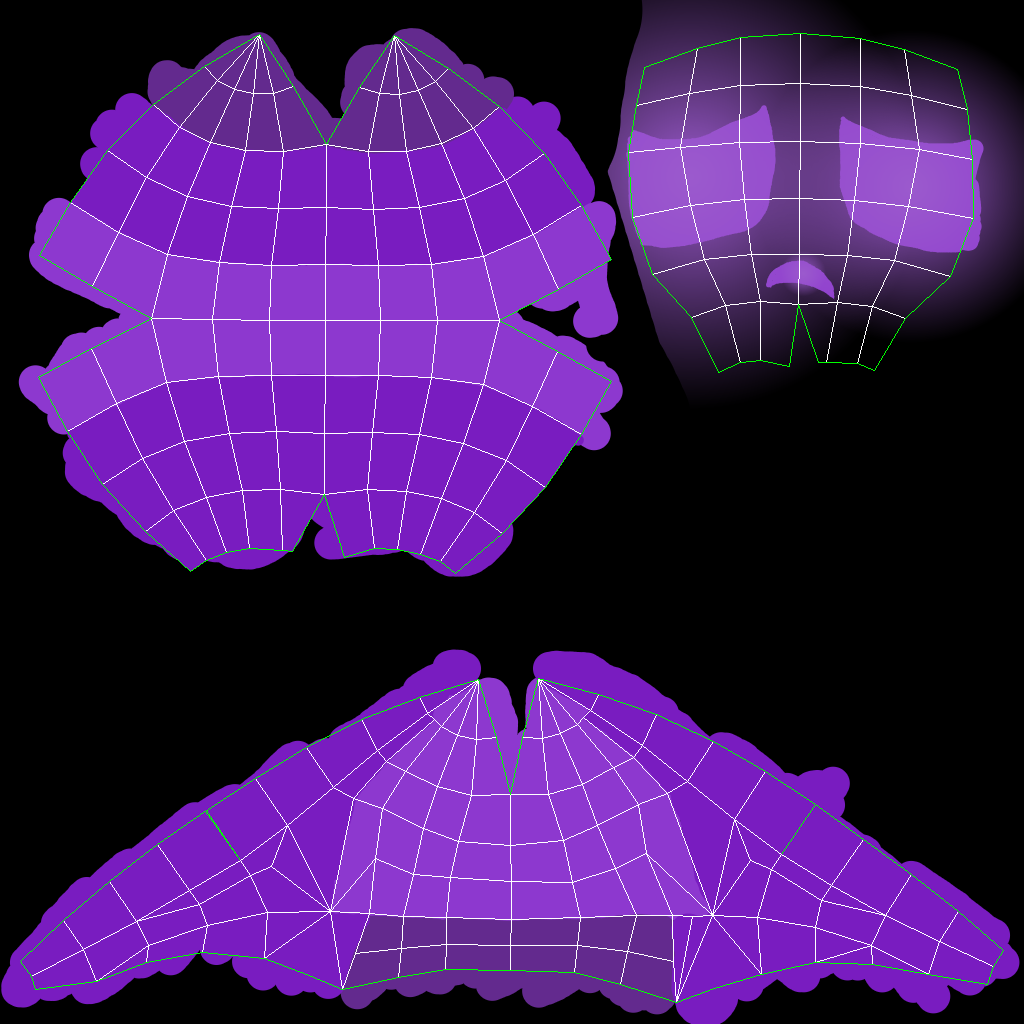
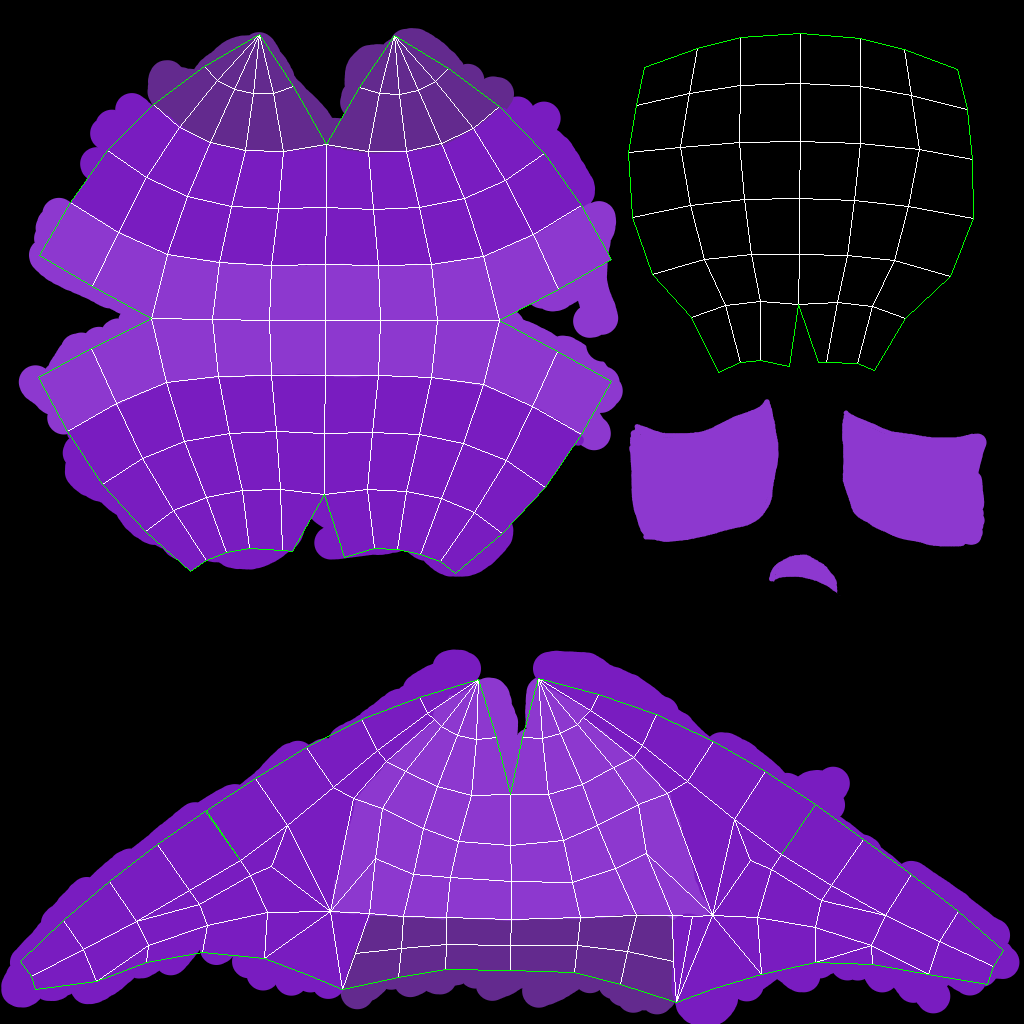
Before/after of a w=1024, h=1024 layered artwork. What changed in the layer stack:
hid "Shiny eyes uwu", painted on it over <box>607,0,1024,596</box>
painted on "Colour" over <box>607,0,1024,596</box>
painted on "BLACK" over <box>607,0,1024,596</box>
